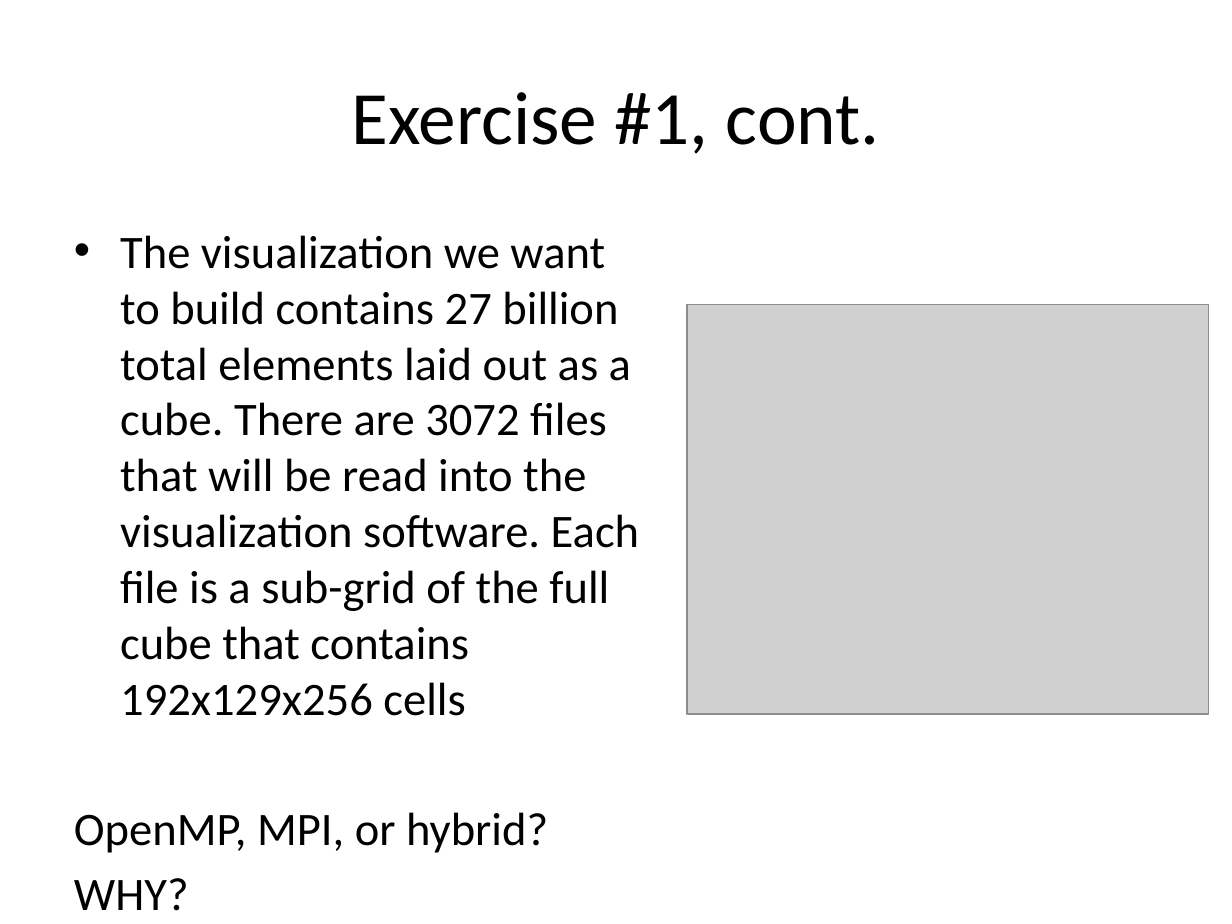
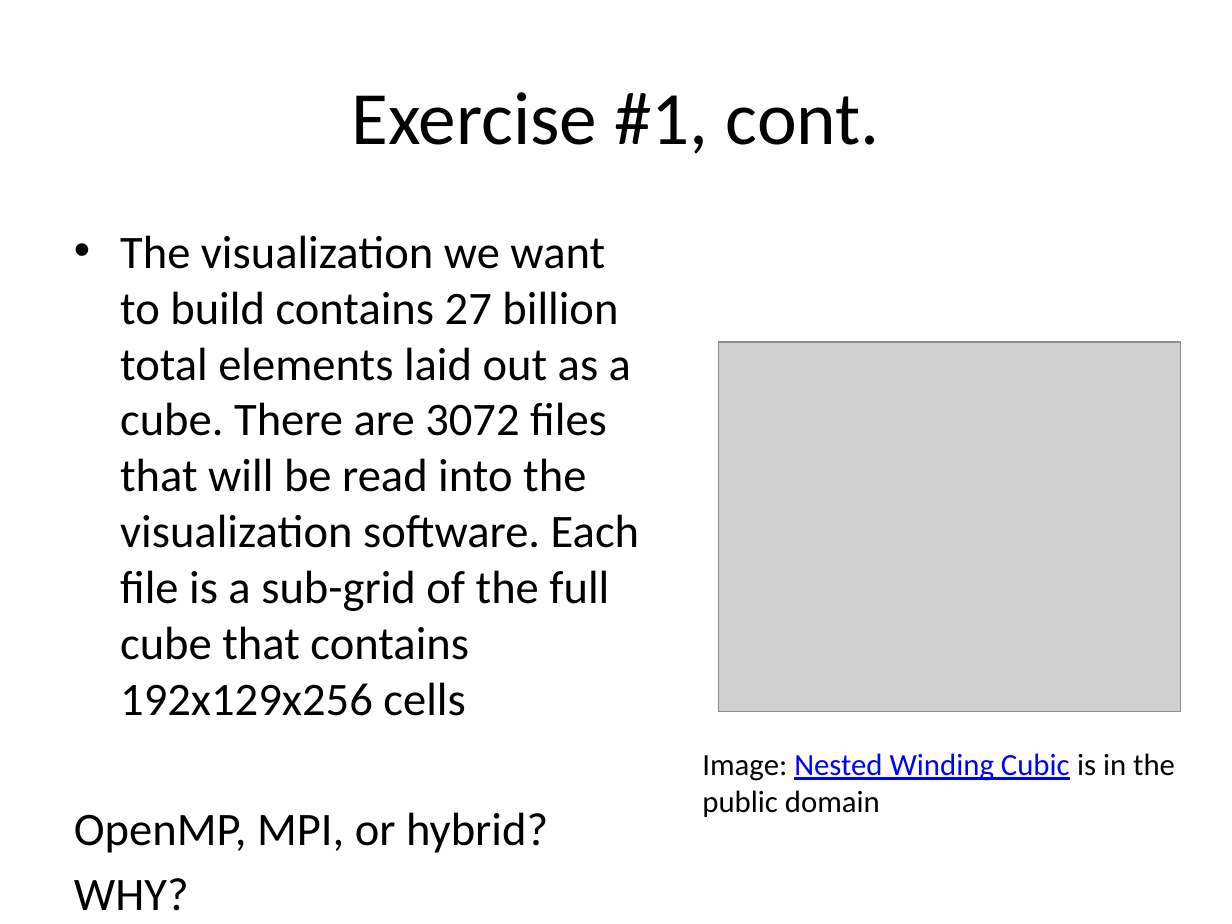
Before and after one commit to shodor-education/petascale-semester-curriculum, a slide deck: slide 14 of units/6/lessons/2/resources/petascale-lesson-6.2-slides.pptx. Drawn at 1232x924 pixels with LibreOffice and Linux fonts; fonts in the diff are those of the drawing; grey boxes stand for pictures. Boxes give left, top, right and bottom in pixels: in the first picture for what was removed or moved away, otherwise in the second. Text is boxed around its words. In the diff, an @@ line names an element or a change of style, - is before the commit and + after.

```diff
--- a/units/6/lessons/2/resources/petascale-lesson-6.2-slides.pptx
+++ b/units/6/lessons/2/resources/petascale-lesson-6.2-slides.pptx
@@ picture: place and size @@
-picture at bbox=[687, 304, 1209, 713]
+picture at bbox=[718, 342, 1180, 712]
@@ text added at bbox=[702, 753, 1175, 817], 18 pt, text #000000 @@
+Image: Nested Winding Cubic is in the public domain
```
Also in this commit, not shown: 6 other slides changed.
